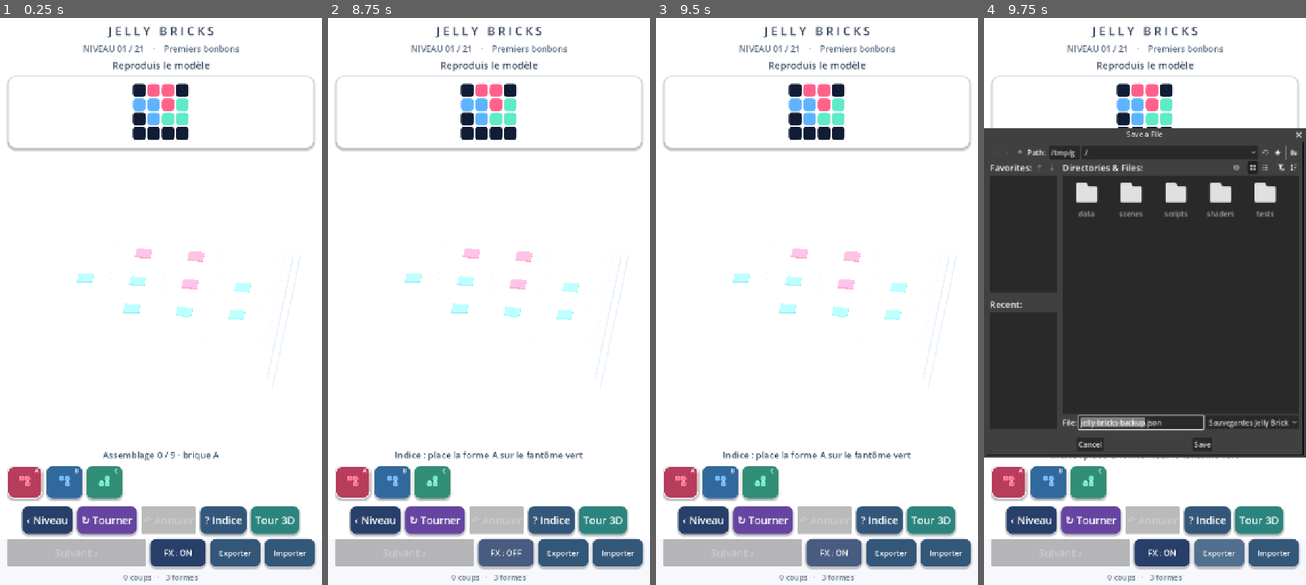
Above: before the commit, frames 1-4 (left to right).
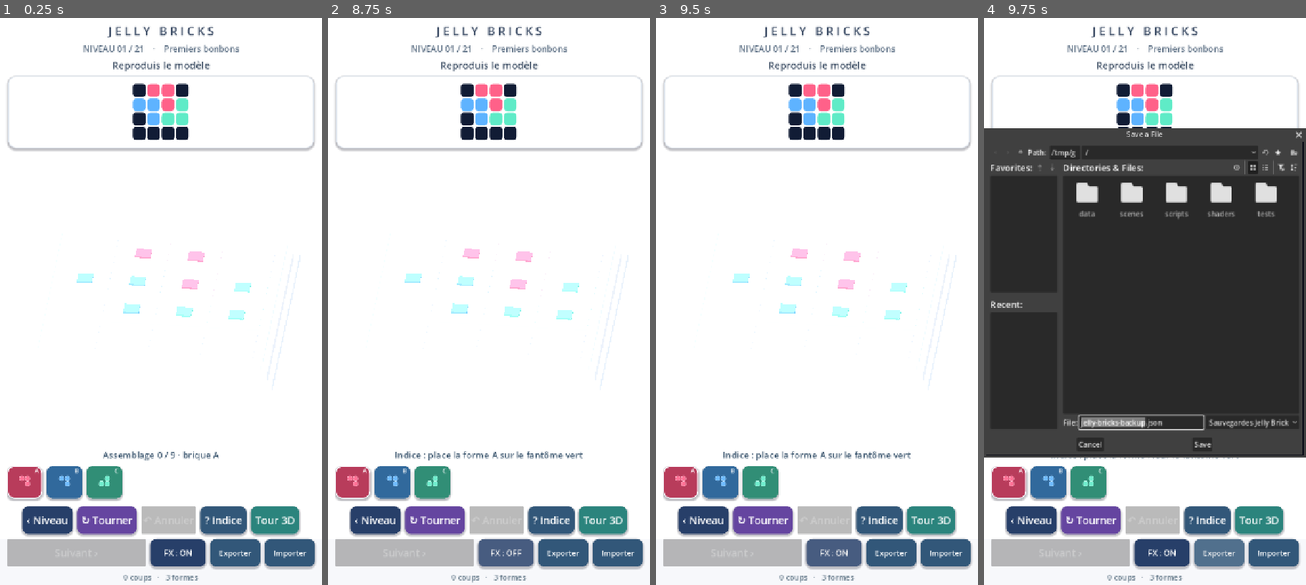
Above: after the commit, the same moments.

Repository: dbrckk/Jelly-bricks
Game: Godot game, scene res://scenes/main.tscn
The game is run twice, just before and just after one commit, with the same random seed, the same clock (stepped at 60 frames per second) and the same inputs.
Inputs (mouse positions are in pixels of both pictures, inside the frame that each line leads up to):
- Up to frame 1 (0.25 s): no input
- Up to frame 2 (8.75 s): click (353, 482) at 0.52 s; click (392, 482) at 1.27 s; click (431, 482) at 2.02 s; click "‹ Niveau" at 2.75 s; click "↻ Tourner" at 3.5 s; click "? Indice" at 4.25 s; click "Tour 3D" at 5 s; click "Photo" at 5.75 s; click "✕ Fermer" at 6.5 s; click "‹ Puzzles" at 7.25 s; click "FX : ON" at 8 s
- Up to frame 3 (9.5 s): click "FX : OFF" at 8.75 s
- Up to frame 4 (9.75 s): click "Exporter" at 9.5 s

Frames 1-3 are identical in both runs. In frame 4, 0.8% of the frame differs, in the area x 1-98%, y 22-76%.

Commit message:
feat(android): manual touch orbit in Gallery, idle-resume cinematic turntable, no brick placement

Diff:
--- a/native-godot/scripts/stack_mode.gd
+++ b/native-godot/scripts/stack_mode.gd
@@ -36,6 +36,10 @@
 var photo_layer: CanvasLayer
 var photo_mode: bool = false
 var photo_angle: float = .0
+var photo_dragging: bool = false
+var photo_drag_touch: int = -1
+var photo_last_x: float = 0.0
+var photo_idle_time: float = 0.0
 var photo_floor_before: float = -.56
 var scene_root: Node3D
 var mesh_cache: Dictionary = {}
@@ -81,7 +85,10 @@
     if not active:
         return
     if photo_mode:
-        photo_angle += minf(delta, .08) * .14
+        if not photo_dragging:
+            photo_idle_time = maxf(0.0, photo_idle_time - minf(delta, .08))
+            if photo_idle_time <= 0.0:
+                photo_angle += minf(delta, .08) * .14
         _update_photo_camera()
         return
     if preview_node != null and preview_node.visible:
@@ -431,10 +438,48 @@
     host.camera.size = maxf(9.3, height * 1.4 + 4.5)
     host.camera.look_at(Vector3(0.0, target_y, 0.0))
 
+## Manual horizontal orbit in Gallery. Only the camera moves; touches can
+## never trigger a placement. Automatic rotation resumes after 2.5 seconds.
+func _handle_gallery_input(event: InputEvent) -> void:
+    if event is InputEventScreenTouch:
+        if event.pressed and not photo_dragging:
+            photo_dragging = true
+            photo_drag_touch = event.index
+            photo_last_x = event.position.x
+        elif not event.pressed and event.index == photo_drag_touch:
+            photo_dragging = false
+            photo_drag_touch = -1
+            photo_idle_time = 2.5
+    elif event is InputEventScreenDrag and photo_dragging \
+            and event.index == photo_drag_touch:
+        var width_px: float = maxf(1.0, host.get_viewport().get_visible_rect().size.x)
+        photo_angle += (event.position.x - photo_last_x) * TAU / width_px
+        photo_last_x = event.position.x
+        photo_idle_time = 2.5
+        _update_photo_camera()
+    elif event is InputEventMouseButton and event.button_index == MOUSE_BUTTON_LEFT:
+        if event.pressed and not photo_dragging:
+            photo_dragging = true
+            photo_drag_touch = -2
+            photo_last_x = event.position.x
+        elif not event.pressed and photo_drag_touch == -2:
+            photo_dragging = false
+            photo_drag_touch = -1
+            photo_idle_time = 2.5
+    elif event is InputEventMouseMotion and photo_dragging and photo_drag_touch == -2:
+        var width_px: float = maxf(1.0, host.get_viewport().get_visible_rect().size.x)
+        photo_angle += (event.position.x - photo_last_x) * TAU / width_px
+        photo_last_x = event.position.x
+        photo_idle_time = 2.5
+        _update_photo_camera()
+
 func _enter_photo_mode() -> void:
     if not active or photo_mode:
         return
     photo_mode = true
+    photo_dragging = false
+    photo_drag_touch = -1
+    photo_idle_time = 0.0
     active_touch_index = -1
     mouse_held = false
     hud.visible = false
@@ -450,6 +495,8 @@
     if not photo_mode:
         return
     photo_mode = false
+    photo_dragging = false
+    photo_drag_touch = -1
     photo_layer.visible = false
     hud.visible = active
     _set_gallery_coat(false)
@@ -943,7 +990,10 @@
         _commit()
 
 func handle_input(event: InputEvent) -> void:
-    if not active or photo_mode:
+    if not active:
+        return
+    if photo_mode:
+        _handle_gallery_input(event)
         return
     if event is InputEventScreenTouch:
         if event.pressed:
